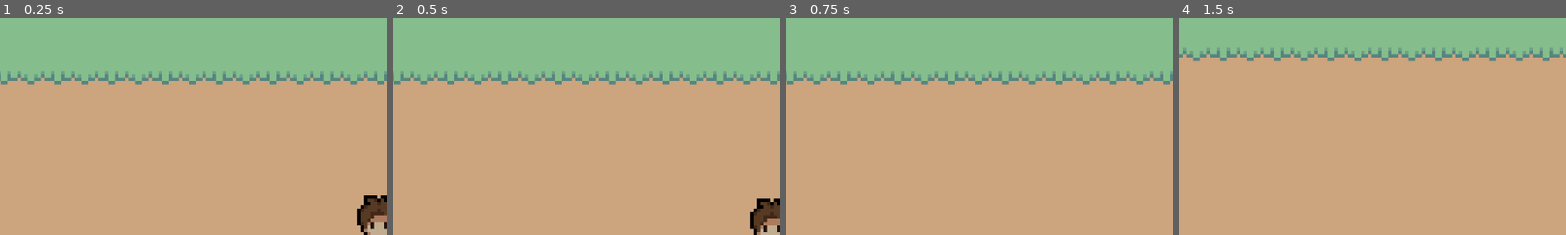
Above: before the commit, frames 1-4 (left to right).
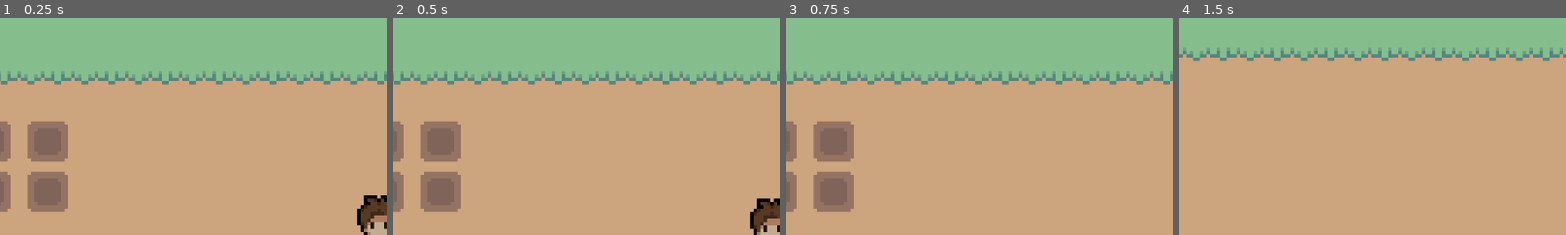
Above: after the commit, the same moments.

Repository: B-Q-R/godot-project
Game: Godot game, scene res://escenas/granja.tscn
The game is run twice, just before and just after one commit, with the same random seed, the same clock (stepped at 60 frames per second) and the same inputs. This scene is started directly instead of the project's main scene.
Inputs (mouse positions are % of the whole screen's width and height, from its top left):
- Up to frame 1 (0.25 s): no input
- Up to frame 2 (0.5 s): no input
- Up to frame 3 (0.75 s): move the mouse to (72, 45) at 0.52 s; hold Right (ui_right) from 0.53 s (still down); click (72, 45) at 0.6 s
- Up to frame 4 (1.5 s): move the mouse to (30, 55) at 1.27 s; release Right (ui_right) at 1.28 s; hold Down (ui_down) from 1.28 s (still down); click (30, 55) at 1.35 s
The pictures show only the part of the screen within x 0-50%, y 0-50%; the shares and areas given below are measured in that part.

The runs differ from the first frame. In frame 1, 4.7% of the frame differs, in the area x 0-18%, y 47-90%; in frame 2, 4.7%; in frame 3, 4.7%; in frame 4, nothing differs.

Commit message:
Extendiendo la zona de cultivo

Diff:
--- a/escenas/granja.tscn
+++ b/escenas/granja.tscn
@@ -1,7 +1,11 @@
-[gd_scene load_steps=3 format=3 uid="uid://dg6s7gtqct1dx"]
+[gd_scene load_steps=7 format=3 uid="uid://dg6s7gtqct1dx"]
 
 [ext_resource type="TileSet" uid="uid://566b402fblav" path="res://Tiles/world_tileset.tres" id="1_j8qvu"]
 [ext_resource type="PackedScene" uid="uid://dla34mw3fiok3" path="res://escenas/player.tscn" id="2_pq5uu"]
+[ext_resource type="PackedScene" uid="uid://buptprmwc42ga" path="res://escenas/growing_zone.tscn" id="3_jwabv"]
+[ext_resource type="PackedScene" uid="uid://cvn0v7usc7pg8" path="res://escenas/onion_seed_pack.tscn" id="4_ihq4r"]
+[ext_resource type="PackedScene" uid="uid://ds81rcpfqxtvs" path="res://escenas/carrot_seed_pack.tscn" id="4_nhnl4"]
+[ext_resource type="PackedScene" uid="uid://k0iuq30lanww" path="res://escenas/potato_seed_pack.tscn" id="5_1ioiy"]
 
 [node name="Granja" type="Node2D"]
 
@@ -13,5 +17,55 @@
 layer_1/name = "Cliff"
 layer_1/tile_data = PackedInt32Array(-65536, 196609, 5, 0, 196609, 6, -65535, 65537, 7, 1, 65537, 8, -65534, 65537, 7,  …(1708 unchanged characters)…
 
+[node name="Zona de Cultivo" type="Node2D" parent="."]
+
+[node name="growingZone" parent="Zona de Cultivo" instance=ExtResource("3_jwabv")]
+position = Vector2(47, 46)
+
+[node name="growingZone2" parent="Zona de Cultivo" instance=ExtResource("3_jwabv")]
+position = Vector2(64, 46)
+
+[node name="growingZone3" parent="Zona de Cultivo" instance=ExtResource("3_jwabv")]
+position = Vector2(81, 46)
+
+[node name="growingZone4" parent="Zona de Cultivo" instance=ExtResource("3_jwabv")]
+position = Vector2(47, 61)
+
+[node name="growingZone5" parent="Zona de Cultivo" instance=ExtResource("3_jwabv")]
+position = Vector2(64, 61)
+
+[node name="growingZone6" parent="Zona de Cultivo" instance=ExtResource("3_jwabv")]
+position = Vector2(81, 61)
+
+[node name="growingZone7" parent="Zona de Cultivo" instance=ExtResource("3_jwabv")]
+position = Vector2(97, 46)
+
+[node name="growingZone8" parent="Zona de Cultivo" instance=ExtResource("3_jwabv")]
+position = Vector2(114, 46)
+
+[node name="growingZone9" parent="Zona de Cultivo" instance=ExtResource("3_jwabv")]
+position = Vector2(131, 46)
+
+[node name="growingZone10" parent="Zona de Cultivo" instance=ExtResource("3_jwabv")]
+position = Vector2(97, 61)
+
+[node name="growingZone11" parent="Zona de Cultivo" instance=ExtResource("3_jwabv")]
+position = Vector2(114, 61)
+
+[node name="growingZone12" parent="Zona de Cultivo" instance=ExtResource("3_jwabv")]
+position = Vector2(131, 61)
+
+[node name="Cultivos" type="Node2D" parent="."]
+position = Vector2(-1, -54)
+
+[node name="carrot_seedPack" parent="Cultivos" instance=ExtResource("4_nhnl4")]
+position = Vector2(46, 69)
+
+[node name="onion_seedPack" parent="Cultivos" instance=ExtResource("4_ihq4r")]
+position = Vector2(65, 70)
+
+[node name="potato_seedPack" parent="Cultivos" instance=ExtResource("5_1ioiy")]
+position = Vector2(83, 70)
+
 [node name="Player" parent="." instance=ExtResource("2_pq5uu")]
 position = Vector2(229, 64)
